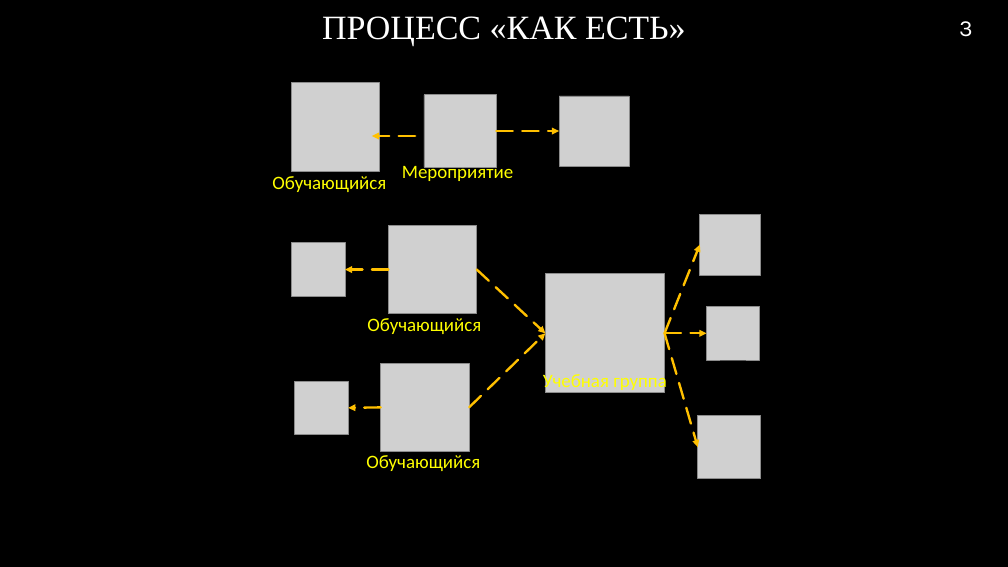
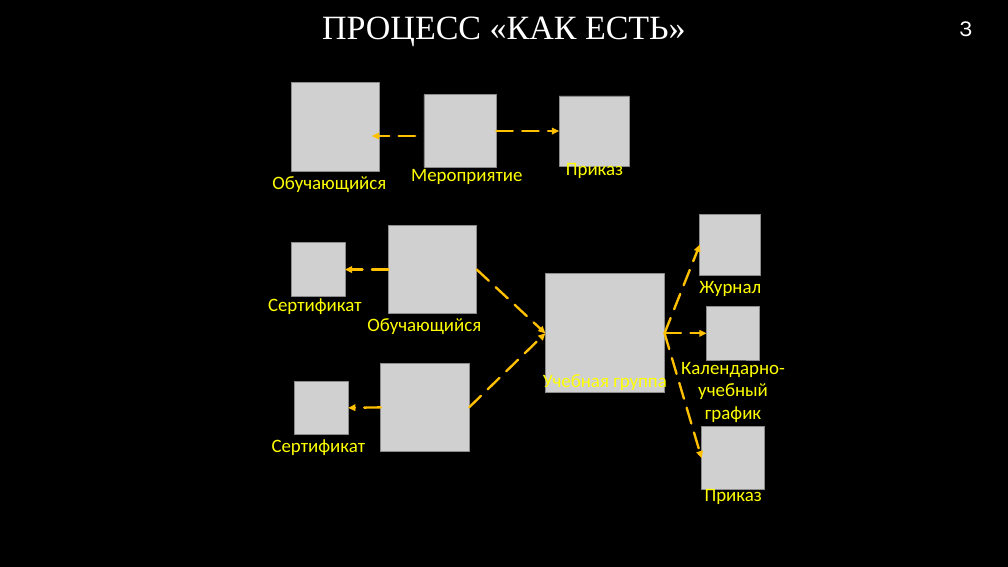
Before and after one commit to RAdKuzur/ASTU, a slide deck: slide 3 of Дипломная работа/Консультации Хоменко/Презентация v5.0 .pptx. Drawn at 1008x567 pixels with LibreOffice and Linux fonts; fonts in the diff are those of the drawing; grey boxes stand for pictures; background and template pictures are left out. Boxes give left, top, right and bottom in pixels: in the first picture for what was removed or moved away, otherwise in the second. Text is boxed around its words. In the diff, an @@ line names an element or a change of style, - is before the commit and + after.

```diff
--- a/Дипломная работа/Консультации Хоменко/Презентация v5.0 .pptx
+++ b/Дипломная работа/Консультации Хоменко/Презентация v5.0 .pptx
@@ text "Мероприятие": place and size @@
-text "Мероприятие" at (402,162,513,181)
+text "Мероприятие" at (411,165,522,184)
@@ text added at (566,160,623,181), 18 pt, text #FFFF00 @@
+Приказ
@@ text added at (268,296,362,314), 18 pt, text #FFFF00 @@
+Сертификат
@@ text added at (699,281,761,296), 18 pt, text #FFFF00 @@
+Журнал
@@ arrow moved from (665, 333) - (698, 447) to (665, 333) - (702, 458) @@
@@ text added at (681,358,785,422), 18 pt, text #FFFF00 @@
+Календарно-учебный график
@@ text added at (272,439,366,455), 18 pt, text #FFFF00 @@
+Сертификат
@@ picture: place and size @@
-picture at (698,416,761,479)
+picture at (702,426,765,489)
@@ text removed at (366,455,480,471) @@
-Обучающийся
@@ text added at (705,486,762,504), 18 pt, text #FFFF00 @@
+Приказ
```
Also in this commit, not shown: 2 other slides changed.
